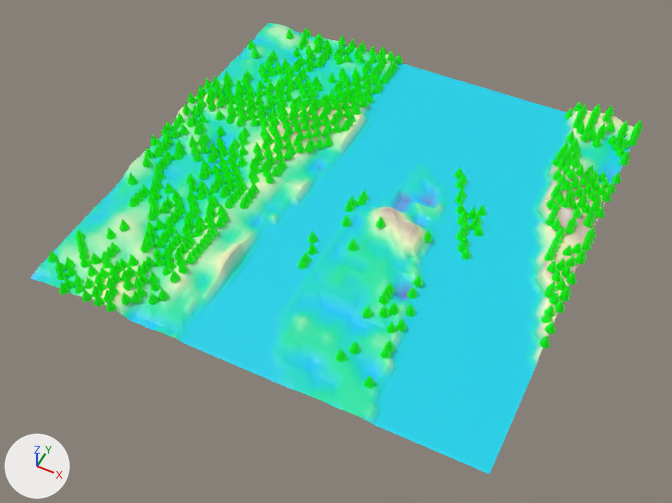
What one commit did to the glTF model docs/data/Model/glb/002068_with_tree.glb.
Before and after are seen from a 50 mm camera at (-52.2003, 1.6069, 0.0271) aimed at (-52.2115, 1.6292, -0.0008). The lights are fixed; the arrows at lower left show +X, +Y and +Z. Where no turn or scale is listed for an object, it has been applied to the vertices.

Script lines for the objects in view, before the commit:
```python
me_geometry_0 = bpy.data.meshes.new('geometry_0')
me_geometry_0.from_pydata(...)  # 4761 vertices, 9248 faces; spans x -52.2208..-52.2024, y 1.6221..1.6404, z 0.0..0.0013
me_geometry_0.materials.append(mat_defaultmaterial)
me_geometry_1 = bpy.data.meshes.new('geometry_1')
me_geometry_1.from_pydata(...)  # 8632 vertices, 7968 faces; spans x -52.221..-52.2022, y 1.6219..1.6406, z 0.0002..0.0018
me_geometry_1.materials.append(mat_defaultmaterial_001)
ob_terrain = bpy.data.objects.new('terrain', me_geometry_0)
ob_terrain.location = (0.0, 0.0, 0.0)
ob_trees = bpy.data.objects.new('trees', me_geometry_1)
ob_trees.location = (0.0, 0.0, 0.0)
```
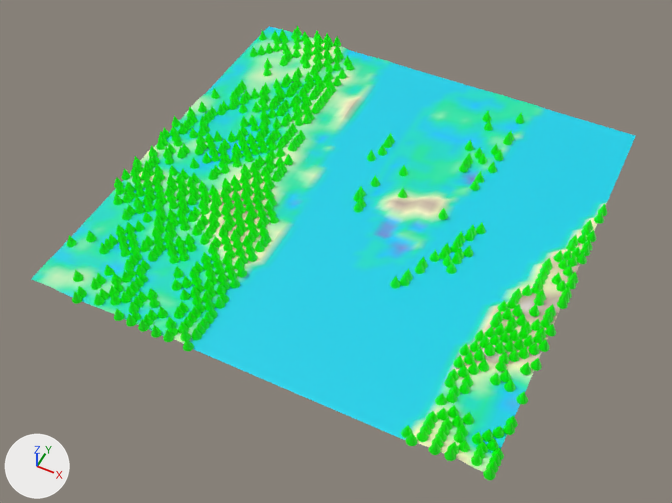
Pixel boxes (x1, y1, x2, y2) of what changed, in the pictures (672 x 503 px; the box of a moved part takes in the faces that stretch with it):
'terrain', mesh rescaled: before (31, 23, 634, 474); after (31, 26, 636, 472)
'trees', reshaped (9% narrower, 26% taller): before (48, 27, 643, 388); after (67, 25, 607, 480)
part 2 of me_geometry_1, moved or reshaped: before (59, 282, 70, 295); after (296, 25, 302, 36)
part 3 of me_geometry_1, moved or reshaped: before (82, 289, 92, 302); after (313, 31, 319, 40)
part 4 of me_geometry_1, moved or reshaped: before (93, 294, 104, 306); after (323, 33, 329, 43)
part 5 of me_geometry_1, moved or reshaped: before (106, 300, 117, 312); after (333, 36, 341, 46)
part 6 of me_geometry_1, moved or reshaped: before (64, 277, 74, 289); after (291, 29, 297, 39)
part 7 of me_geometry_1, moved or reshaped: before (75, 281, 85, 294); after (301, 31, 307, 41)
part 8 of me_geometry_1, moved or reshaped: before (92, 285, 102, 298); after (318, 34, 324, 44)
part 9 of me_geometry_1, moved or reshaped: before (103, 290, 114, 302); after (328, 37, 334, 47)
part 10 of me_geometry_1, moved or reshaped: before (57, 268, 67, 280); after (279, 29, 284, 39)
part 11 of me_geometry_1, moved or reshaped: before (74, 274, 83, 286); after (293, 33, 301, 43)
part 12 of me_geometry_1, moved or reshaped: before (85, 277, 95, 289); after (303, 35, 309, 45)
part 13 of me_geometry_1, moved or reshaped: before (96, 280, 106, 292); after (313, 37, 319, 47)
part 14 of me_geometry_1, moved or reshaped: before (108, 284, 119, 296); after (323, 40, 331, 50)
part 15 of me_geometry_1, moved or reshaped: before (121, 292, 132, 305); after (333, 44, 340, 54)
part 16 of me_geometry_1, moved or reshaped: before (55, 260, 66, 272); after (271, 30, 279, 40)
part 17 of me_geometry_1, moved or reshaped: before (66, 265, 76, 277); after (281, 33, 289, 43)
part 18 of me_geometry_1, moved or reshaped: before (94, 273, 105, 285); after (307, 39, 314, 49)
part 19 of me_geometry_1, moved or reshaped: before (106, 276, 117, 288); after (318, 41, 324, 52)
part 20 of me_geometry_1, moved or reshaped: before (132, 291, 142, 303); after (338, 49, 344, 59)
part 21 of me_geometry_1, moved or reshaped: before (48, 251, 58, 263); after (259, 30, 267, 41)
part 22 of me_geometry_1, moved or reshaped: before (65, 256, 75, 269); after (273, 35, 281, 44)
part 23 of me_geometry_1, moved or reshaped: before (88, 264, 98, 277); after (293, 40, 301, 50)
part 24 of me_geometry_1, moved or reshaped: before (99, 267, 109, 279); after (303, 42, 309, 52)

Edits to the bpy script that builds the scene:
```text
Change me_geometry_0:
    where me_geometry_0.from_pydata(...)  # 4761 vertices, 9248 faces; spans x -52.2208..-52.2024, y 1.6221..1.6404, z 0.0..0.0013
    me_geometry_0 part 1: the whole mesh is scaled about its middle by (1, -1, 0.4), then moved by (0.0, 0.0, -0.0004)
Change me_geometry_1:
    remove me_geometry_1.from_pydata(...)  # 8632 vertices, 7968 faces; spans x -52.221..-52.2022, y 1.6219..1.6406, z 0.0002..0.0018
    add me_geometry_1.from_pydata(...)  # 8632 vertices, 7968 faces; spans x -52.221..-52.2022, y 1.6219..1.6406, z 0.0001..0.001
    me_geometry_1 part 2: the loose piece of 13 vertices spanning x -52.2194..-52.219, y 1.6219..1.6223, z 0.0003..0.0008 is moved by (0.0, 0.0183, -0.0002)
    me_geometry_1 part 3: the loose piece of 13 vertices spanning x -52.2183..-52.2179, y 1.6219..1.6223, z 0.0005..0.001 is moved by (0.0, 0.0183, -0.0003)
    me_geometry_1 part 4: the loose piece of 13 vertices spanning x -52.2177..-52.2173, y 1.6219..1.6223, z 0.0005..0.001 is moved by (0.0, 0.0183, -0.0003)
    me_geometry_1 part 5: the loose piece of 13 vertices spanning x -52.2172..-52.2168, y 1.6219..1.6223, z 0.0005..0.001 is moved by (0.0, 0.0183, -0.0003)
    me_geometry_1 part 6: the loose piece of 13 vertices spanning x -52.2194..-52.219, y 1.6222..1.6226, z 0.0003..0.0008 is moved by (0.0, 0.0178, -0.0002)
    me_geometry_1 part 7: the loose piece of 13 vertices spanning x -52.2188..-52.2184, y 1.6222..1.6226, z 0.0004..0.0009 is moved by (0.0, 0.0178, -0.0002)
    me_geometry_1 part 8: the loose piece of 13 vertices spanning x -52.218..-52.2176, y 1.6222..1.6226, z 0.0006..0.0011 is moved by (0.0, 0.0178, -0.0003)
    me_geometry_1 part 9: the loose piece of 13 vertices spanning x -52.2175..-52.2171, y 1.6222..1.6226, z 0.0006..0.0011 is moved by (0.0, 0.0178, -0.0004)
    me_geometry_1 part 10: the loose piece of 13 vertices spanning x -52.2199..-52.2195, y 1.6224..1.6228, z 0.0003..0.0008 is moved by (0.0, 0.0172, -0.0002)
    me_geometry_1 part 11: the loose piece of 13 vertices spanning x -52.2191..-52.2187, y 1.6224..1.6228, z 0.0003..0.0008 is moved by (0.0, 0.0172, -0.0002)
    me_geometry_1 part 12: the loose piece of 13 vertices spanning x -52.2185..-52.2181, y 1.6224..1.6228, z 0.0005..0.001 is moved by (0.0, 0.0172, -0.0003)
    me_geometry_1 part 13: the loose piece of 13 vertices spanning x -52.218..-52.2176, y 1.6224..1.6228, z 0.0006..0.0011 is moved by (0.0, 0.0172, -0.0004)
    me_geometry_1 part 14: the loose piece of 13 vertices spanning x -52.2175..-52.2171, y 1.6224..1.6228, z 0.0007..0.0012 is moved by (0.0, 0.0172, -0.0004)
    me_geometry_1 part 15: the loose piece of 13 vertices spanning x -52.2169..-52.2165, y 1.6224..1.6228, z 0.0005..0.001 is moved by (0.0, 0.0172, -0.0003)
    me_geometry_1 part 16: the loose piece of 13 vertices spanning x -52.2202..-52.2198, y 1.6227..1.6231, z 0.0003..0.0008 is moved by (0.0, 0.0167, -0.0002)
    me_geometry_1 part 17: the loose piece of 13 vertices spanning x -52.2196..-52.2192, y 1.6227..1.6231, z 0.0003..0.0008 is moved by (0.0, 0.0167, -0.0002)
    me_geometry_1 part 18: the loose piece of 13 vertices spanning x -52.2183..-52.2179, y 1.6227..1.6231, z 0.0006..0.0011 is moved by (0.0, 0.0167, -0.0003)
    me_geometry_1 part 19: the loose piece of 13 vertices spanning x -52.2177..-52.2173, y 1.6227..1.6231, z 0.0007..0.0012 is moved by (0.0, 0.0167, -0.0004)
    me_geometry_1 part 20: the loose piece of 13 vertices spanning x -52.2167..-52.2163, y 1.6227..1.6231, z 0.0004..0.0009 is moved by (0.0, 0.0167, -0.0002)
    me_geometry_1 part 21: the loose piece of 13 vertices spanning x -52.2207..-52.2203, y 1.623..1.6234, z 0.0003..0.0008 is moved by (0.0, 0.0162, -0.0002)
    me_geometry_1 part 22: the loose piece of 13 vertices spanning x -52.2199..-52.2195, y 1.623..1.6234, z 0.0004..0.0009 is moved by (0.0, 0.0162, -0.0002)
    me_geometry_1 part 23: the loose piece of 13 vertices spanning x -52.2188..-52.2184, y 1.623..1.6234, z 0.0005..0.001 is moved by (0.0, 0.0162, -0.0003)
    me_geometry_1 part 24: the loose piece of 13 vertices spanning x -52.2183..-52.2179, y 1.623..1.6234, z 0.0006..0.0011 is moved by (0.0, 0.0162, -0.0004)
    me_geometry_1 part 25: the loose piece of 13 vertices spanning x -52.2177..-52.2173, y 1.623..1.6234, z 0.0007..0.0012 is moved by (0.0, 0.0162, -0.0004)
    me_geometry_1 part 26: 8320 of 8632 vertices moved; they spanned x -52.221..-52.2022, y 1.623..1.6406, z 0.0002..0.0018 and now span x -52.221..-52.2022, y 1.6219..1.6395, z 0.0001..0.001; mean shift (0.0, -0.0034, -0.0003); largest move (-52.2036, 1.6405, 0.0008) -> (-52.2036, 1.6222, 0.0003)
```
